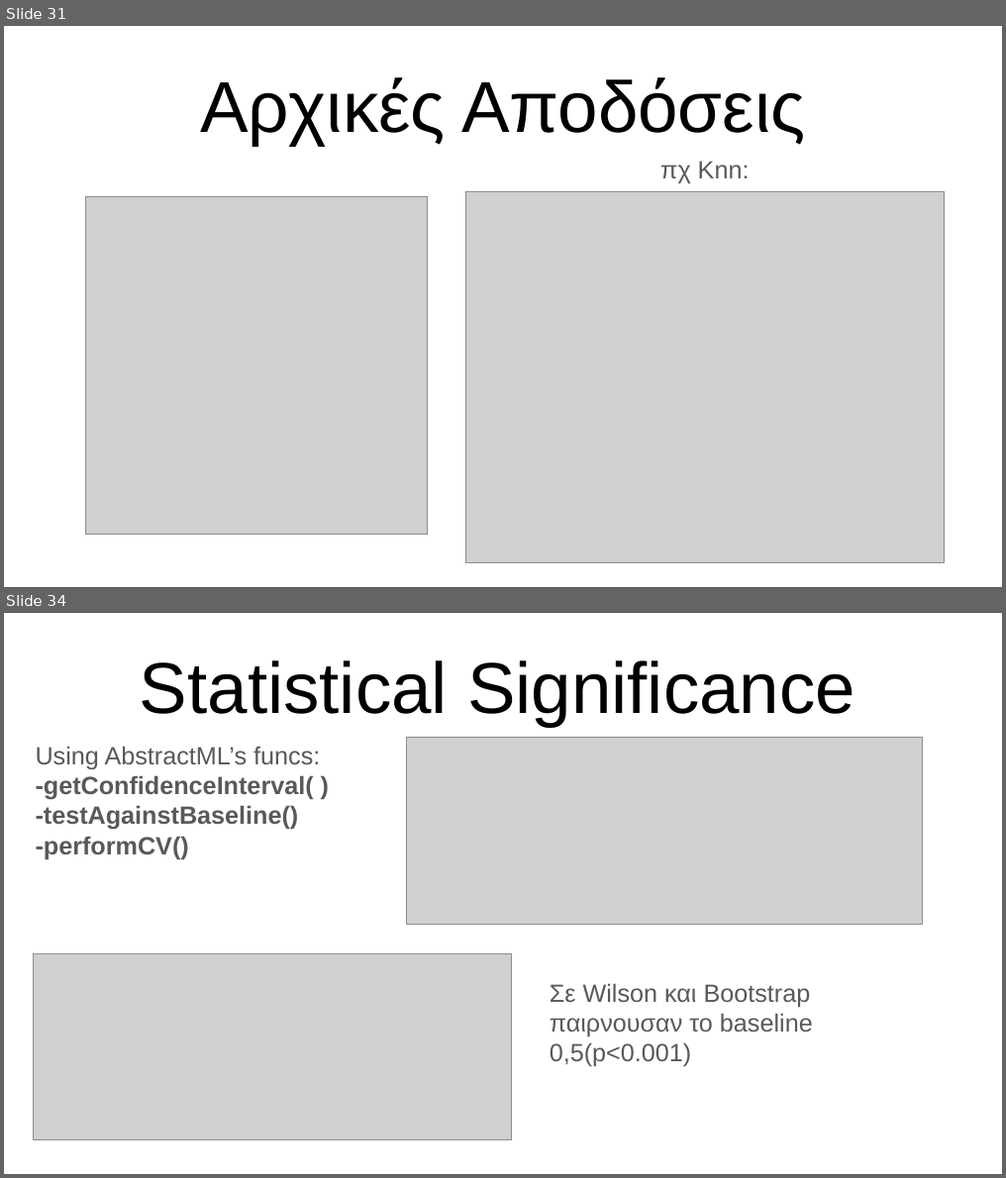
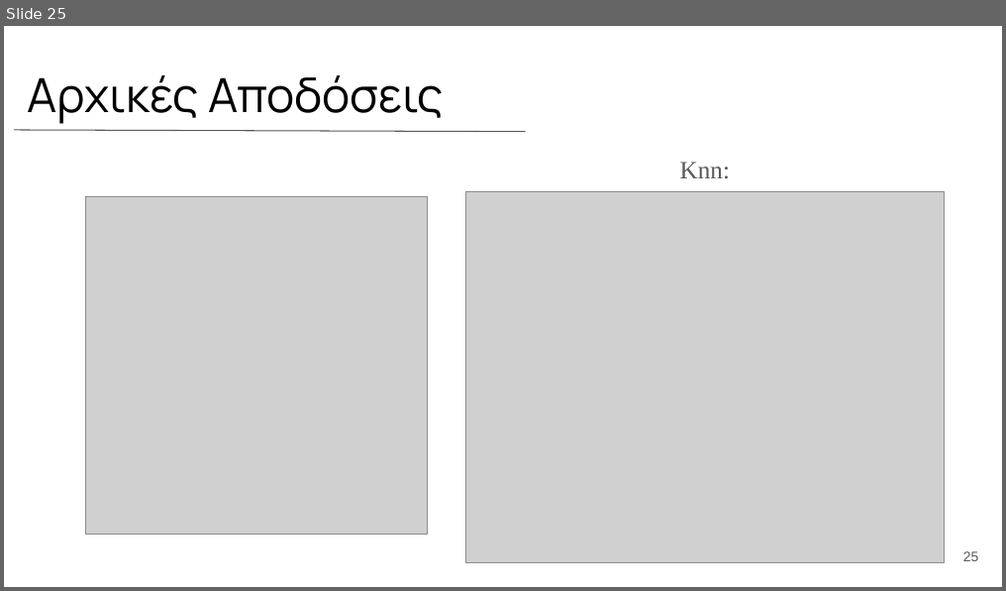
Before and after one commit to MwkosP/Mining-Intelligence, a slide deck: Thesis_Presentation_Panagiotis_Mokos.pptx. Shown one above the other, each under a label of ours: slides 31 and 34 before the commit, slide 25 after it; the slides between them are not shown. The pictures are 1006x1178 and 1006x591 pixels, drawn with LibreOffice and Linux fonts; fonts in the diff are those of the drawing; grey boxes stand for pictures. Boxes give left, top, right and bottom in pixels: in the first picture for what was removed or moved away, otherwise in the second. Text is boxed around its words. In the diff, an @@ line names an element or a change of style, - is before the commit and + after.

```diff
--- a/Thesis_Presentation_Panagiotis_Mokos.pptx
+++ b/Thesis_Presentation_Panagiotis_Mokos.pptx
@@ slide 34 removed at bbox=[4, 613, 1002, 1174], background #FFFFFF @@
@@ title removed at bbox=[140, 661, 855, 726] @@
-Statistical Significance
@@ subtitle removed at bbox=[36, 746, 320, 860] @@
-Using AbstractML’s funcs:
--getConfidenceInterval( )
--testAgainstBaseline()
--performCV()
@@ picture removed at bbox=[406, 738, 923, 924] @@
@@ picture removed at bbox=[33, 955, 512, 1141] @@
@@ subtitle removed at bbox=[549, 983, 813, 1066] @@
-Σε Wilson και Bootstrap παιρνουσαν το baseline 0,5(p<0.001)
@@ what was slide 31 is now slide 25 @@
@@ slide 25 changed as well @@
@@ title "Αρχικές Αποδόσεις": place and size @@
-title "Αρχικές Αποδόσεις" at bbox=[200, 77, 805, 145]
+title "Αρχικές Αποδόσεις" at bbox=[28, 76, 444, 124]
@@ title "Αρχικές Αποδόσεις" at bbox=[28, 76, 444, 124]: size 52 to 34 pt, font Arial to Manrope; alignment centre to left @@
@@ line added from (14, 130) to (525, 132), #595959 0.75 pt @@
@@ subtitle at bbox=[680, 162, 730, 179]: text changed; font Arial to Times New Roman @@
-πχ Knn:
+Knn:
@@ page number added at bbox=[963, 552, 979, 562], 10 pt, text #595959 @@
+25
```
Also in this commit, not shown: 10 other slides changed, 18 slides added, 24 other slides removed.
